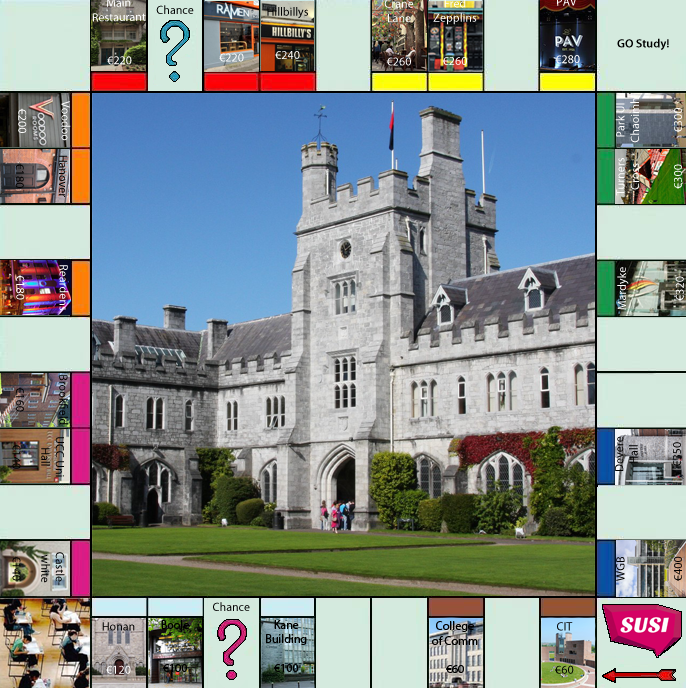
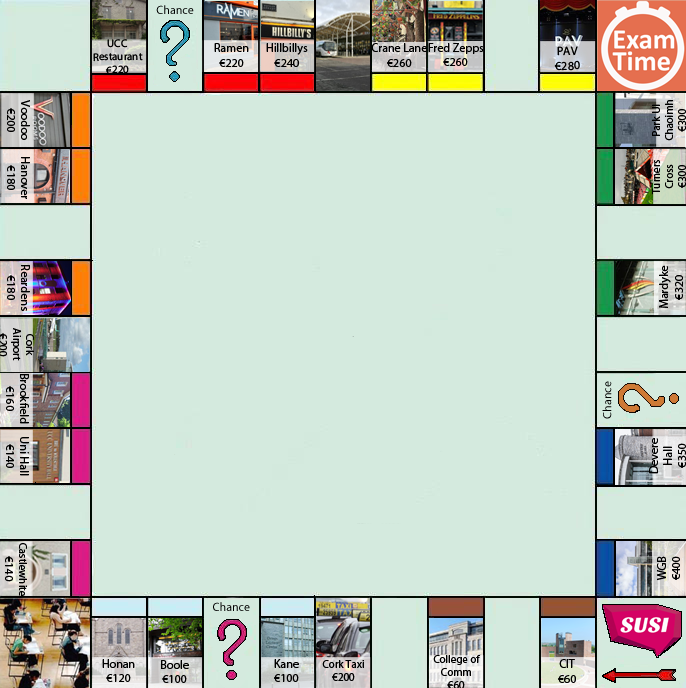
Two versions of the same layered image (686 x 688). Layer-by-layer changes:
hid "Layer 5" over bbox(90, 91, 598, 598)
added layer "Layer 10" above "WGB €400" over bbox(597, 0, 686, 91)
painted on "WGB" over bbox(597, 539, 686, 598)
painted on "DevereHall" over bbox(595, 427, 686, 487)
painted on "ParkUiChaoimh" over bbox(595, 92, 686, 152)
painted on "TurnersCross" over bbox(596, 148, 686, 206)
added layer "sq17" (75%) above "Mardyke" over bbox(597, 259, 686, 317)
painted on "Pav" over bbox(538, 0, 597, 92)
painted on "FredZepp" over bbox(428, 0, 485, 92)
painted on "CraneLane" over bbox(370, 0, 427, 91)
painted on "HillBillys" over bbox(259, 0, 316, 92)
painted on "Ramen" over bbox(204, 0, 263, 91)
painted on "MainRestaurant" over bbox(91, 0, 148, 92)
painted on "Voodoo" over bbox(0, 92, 91, 149)
renamed "Layer 6" to "Reardens", painted on it over bbox(0, 259, 93, 317)
painted on "Brookfield" over bbox(0, 371, 91, 428)
painted on "UniHall" over bbox(0, 428, 90, 485)
painted on "castlewhite" over bbox(0, 539, 91, 598)
painted on "Honan" over bbox(90, 596, 147, 688)
painted on "Boole" over bbox(147, 597, 203, 688)
added layer "Taxi" above "College of Comm €60" over bbox(226, 596, 397, 688)
painted on "college comm" over bbox(427, 596, 485, 688)
painted on "Kane" over bbox(259, 595, 316, 688)
painted on "CIT" over bbox(540, 597, 596, 688)
…and 53 more changes (28 added, 25 painted, 5 renamed, 1 visibility)
